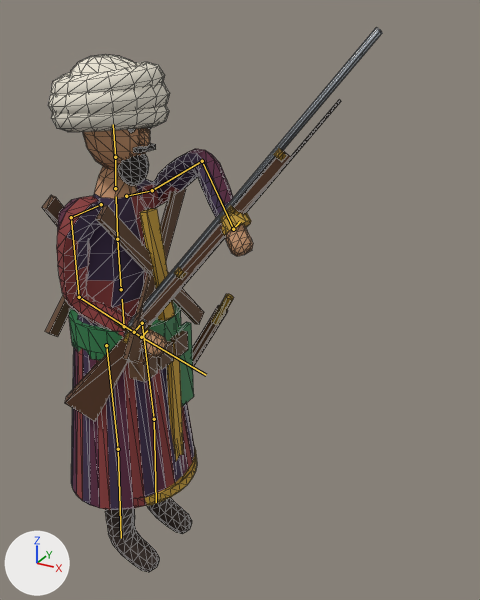
One commit to the glTF model models/era2/ozbek_sarboz.glb: the scene before it, then after it.
Both versions are drawn from a camera (50 mm lens) standing at (1.36, -1.637, 1.977) and looking at (0.365, 0.173, 1.072). Lighting does not change. The marker at lower left points along +X, +Y and +Z. The first picture is the older version. Both versions are drawn at frame 2 of the action 'Attack2'; the numbers are the values there. The bones that change, and the others that lie on the model, are drawn over the model as lines. Mesh edges are drawn as thin lines.

In view in the first picture: 'Body', 'Rifle'.
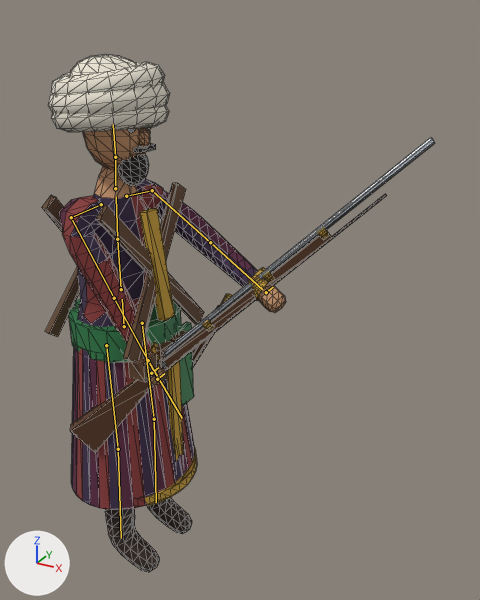
What the commit changed:
Bone 'UpperArm.L' (bone_upperarm_l) turns from (12, 112, -109) to (10, 123, -52) degrees about its own x, y and z.
Bone 'ForeArm.L' (bone_forearm_l) turns from (-46, -20, -44) to (5, 0, 5) degrees about its own x, y and z.
Bone 'UpperArm.R' (bone_upperarm_r) turns from (18, 35, 18) to (25, 41, -3) degrees about its own x, y and z.
Bone 'ForeArm.R' (bone_forearm_r) turns from (47, 13, -30) to (-6, 0, 4) degrees about its own x, y and z.
Bone 'Rifle' (bone_rifle) moves from (-0.026, -0.122, -0.335) to (-0.054, -0.084, -0.488).
Bone 'Rifle' (bone_rifle) turns from (49, -1, 40) to (37, -1, 43) degrees about its own x, y and z.

What differs and where, as boxes (x1, y1, x2, y2) in the pictures (480 x 600 px):
'Body', posed (16% wider): before (42, 54, 253, 572); after (42, 54, 286, 572)
'Rifle', posed (15% wider, 20% shorter): before (65, 27, 382, 421); after (70, 138, 435, 453)
bone 'UpperArm.L', root to tip: before (152, 190) to (202, 161); after (152, 190) to (210, 242)
bone 'ForeArm.L', root to tip: before (202, 161) to (233, 229); after (210, 242) to (262, 289)
bone 'UpperArm.R', root to tip: before (71, 217) to (79, 297); after (71, 217) to (114, 298)
bone 'ForeArm.R', root to tip: before (79, 297) to (141, 337); after (114, 298) to (148, 360)
bone 'Rifle', root to tip: before (134, 332) to (140, 325); after (151, 373) to (158, 367)
